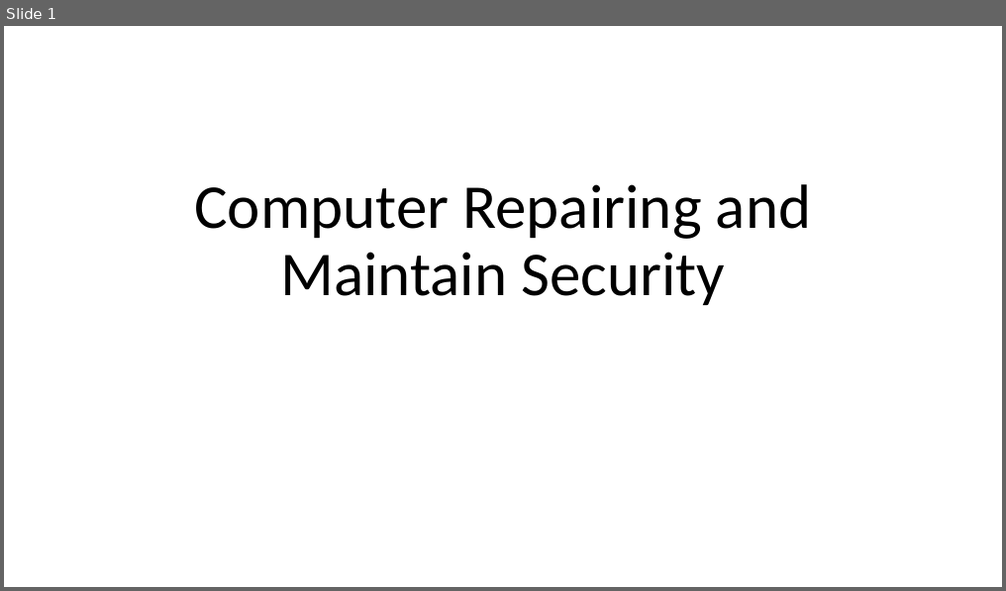
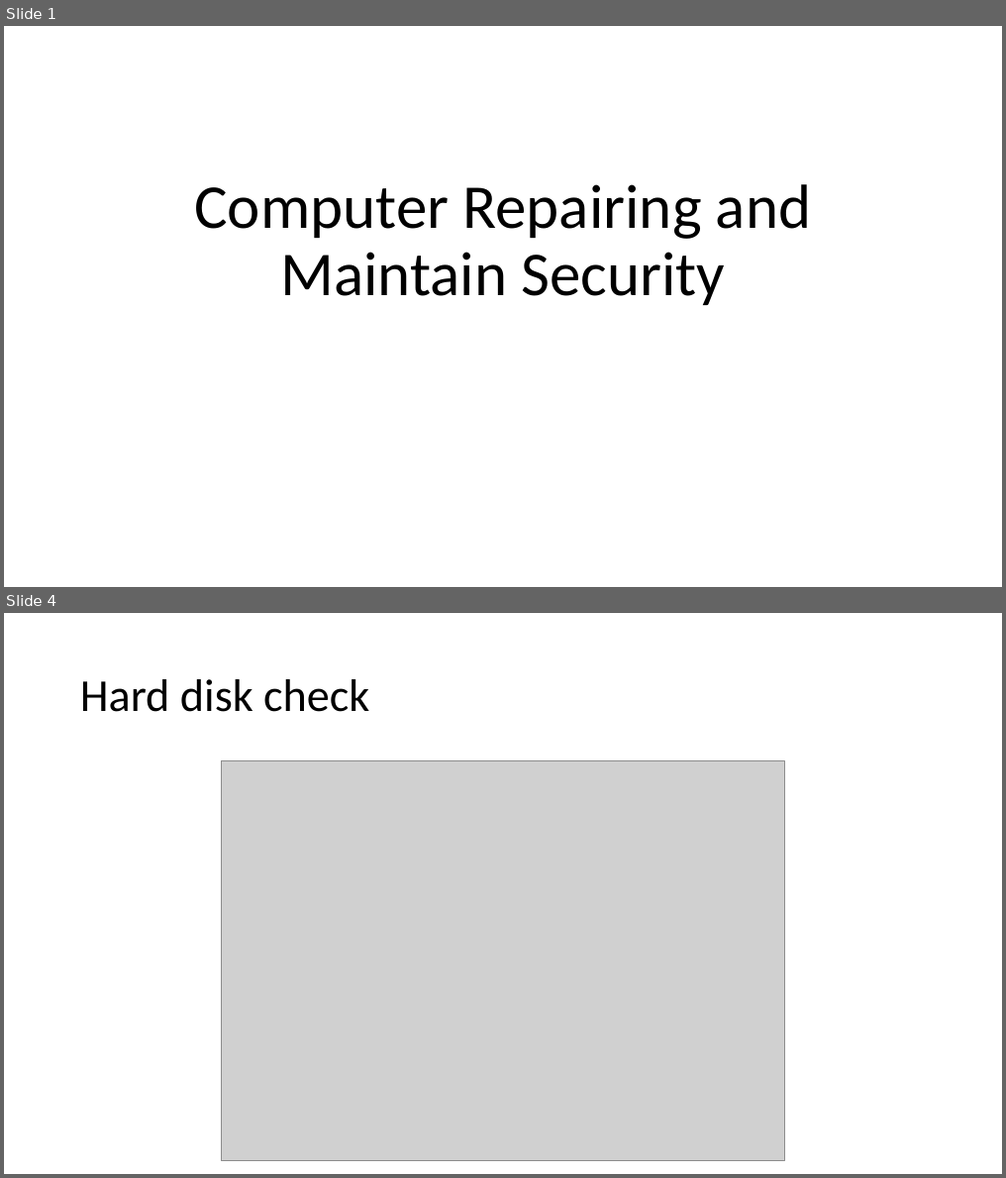
Before and after one commit to MoazzemhossainMoazz/HPP_files, a slide deck: 19, Computer Repairing and Maintain Security.pptx. Shown one above the other, each under a label of ours: slide 1 before the commit, slides 1 and 4 after it; the slides between them are not shown. The pictures are 1006x591 and 1006x1178 pixels, drawn with LibreOffice and Linux fonts; fonts in the diff are those of the drawing; grey boxes stand for pictures. Boxes give left, top, right and bottom in pixels: in the first picture for what was removed or moved away, otherwise in the second. Text is boxed around its words. In the diff, an @@ line names an element or a change of style, - is before the commit and + after.

```diff
--- a/19, Computer Repairing and Maintain Security.pptx
+++ b/19, Computer Repairing and Maintain Security.pptx
@@ slide 4 added at box(4, 613, 1002, 1174), background #FFFFFF @@
@@ title added at box(80, 679, 369, 712), 44 pt, text #000000 @@
+Hard disk check
@@ picture added at box(222, 761, 785, 1160) @@
```
Also in this commit, not shown: 5 other slides added, 4 slides removed.
